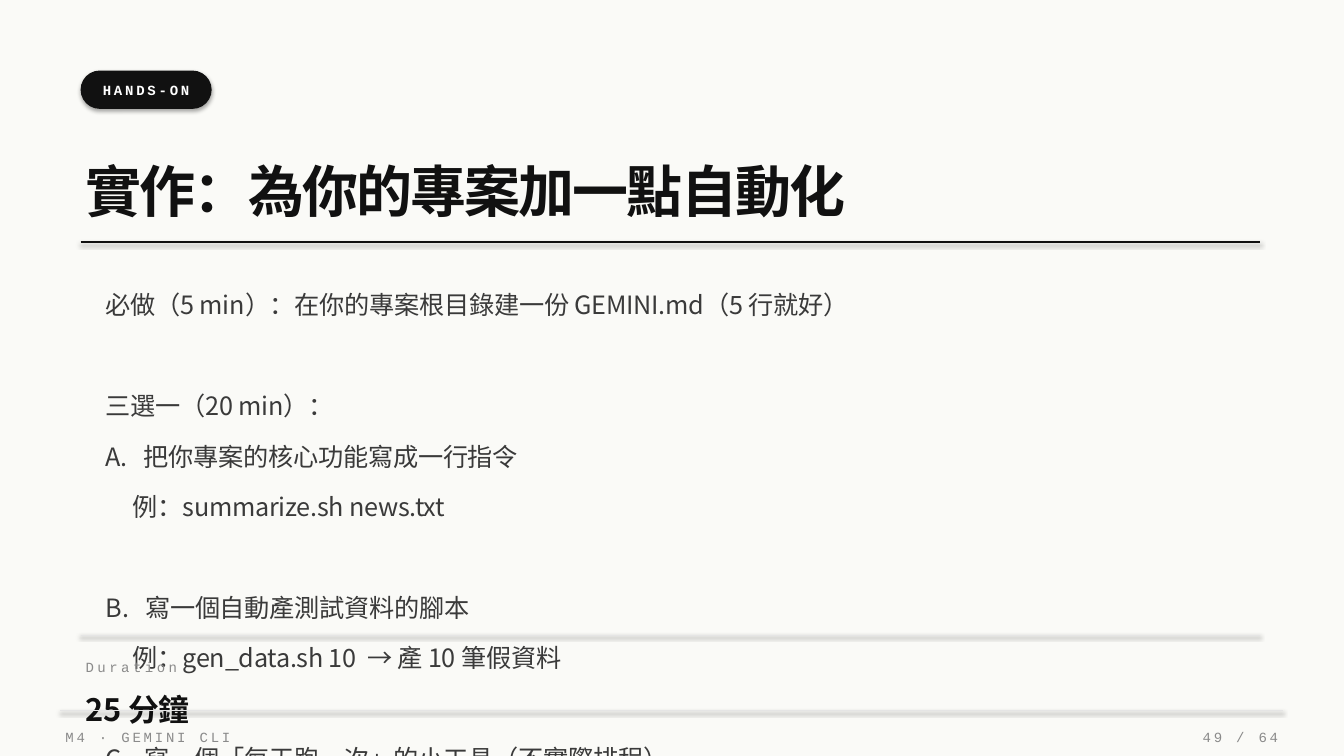
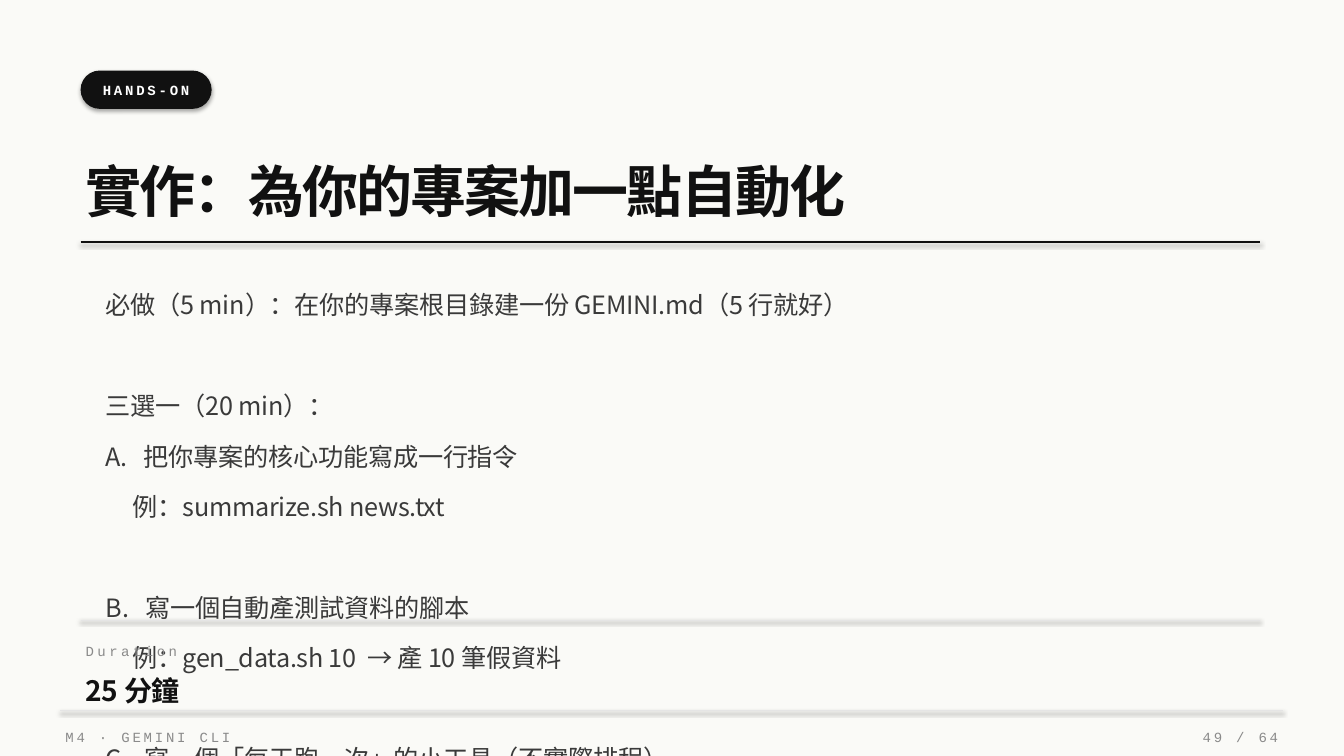
Before and after one commit to Zenobia000/SDD-agent-coding-beginner, a slide deck: slide 49 of class_plan/vibe_coding_workshop.pptx. Drawn at 1344x756 pixels with LibreOffice and Linux fonts; fonts in the diff are those of the drawing. Boxes give left, top, right and bottom in pixels: in the first picture for what was removed or moved away, otherwise in the second. Text is boxed around its words. In the diff, an @@ line names an element or a change of style, - is before the commit and + after.

```diff
--- a/class_plan/vibe_coding_workshop.pptx
+++ b/class_plan/vibe_coding_workshop.pptx
@@ line moved from (81, 635) - (1260, 635) to (81, 620) - (1260, 620) @@
@@ text "Duration" rewrapped from <box>86,661,177,672</box> to <box>86,646,177,661</box> @@
@@ text "25 分鐘": place and size @@
-text "25 分鐘" at <box>86,695,189,724</box>
+text "25 分鐘" at <box>86,677,180,704</box>
@@ text "25 分鐘" at <box>86,677,180,704</box>: size 22 to 20 pt @@
```
Also in this commit, not shown: 60 other slides changed, 2 other files.
